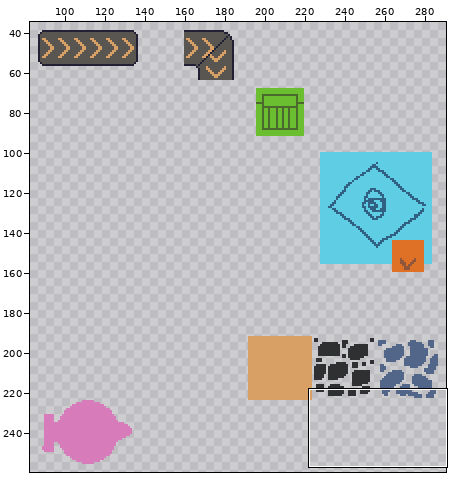
Edited in one commit: pixel-art file (Factorio/resource/tilemap.aseprite). Above, an overview of the earlier version with the close-up marked.
Close-up. First the earlier version:
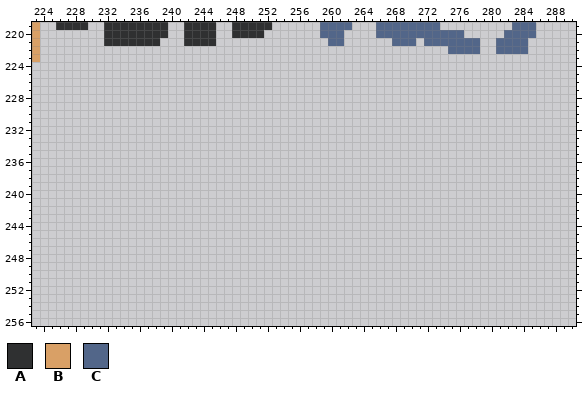
320x320 pixels, 1 frame. Shown: x 223..290, y 219..256. The wide view leaves out empty margins.
Visible layers, top first: "Layer 2", "Tilemap 1", "Layer 1".
Palette (. is transparent): A #2f3031  B #d9a066  C #526689
Pixels before (only the part around the change), first column x 223:
222 B...................................................CCCC..CCCC......
223 B...................................................................
224 ....................................................................
225 ....................................................................
226 ....................................................................
227 ....................................................................
228 ....................................................................
229 ....................................................................
230 ....................................................................
231 ....................................................................
232 ....................................................................
233 ....................................................................
234 ....................................................................
235 ....................................................................
236 ....................................................................
237 ....................................................................
238 ....................................................................
239 ....................................................................
240 ....................................................................
241 ....................................................................
242 ....................................................................
243 ....................................................................
244 ....................................................................
245 ....................................................................
246 ....................................................................
247 ....................................................................
248 ....................................................................
249 ....................................................................
250 ....................................................................
251 ....................................................................
252 ....................................................................
253 ....................................................................
254 ....................................................................
255 ....................................................................
256 ....................................................................
Once edited:
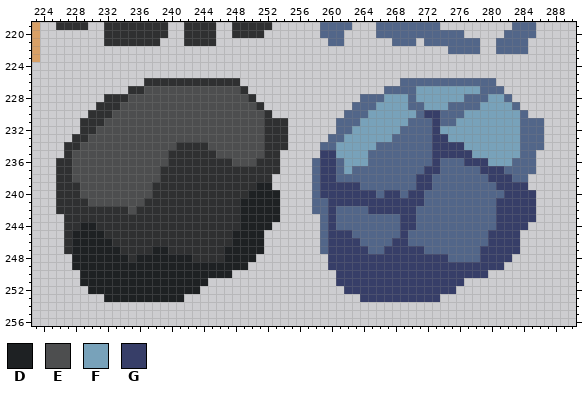
Colours new in this view: D #1e2123  E #4d4e4f  F #78a2ba  G #373e68
Difference:
Layer "Layer 2":
y 226: x 237..248 ............ -> AAAAAAAAAAAA; x 269..280 ............ -> CCCCCCCCCCCC
y 227: x 235..249 ............... -> AAEEEEEEEEEEEEA; x 267..281 ............... -> CCCCFFFFFFFFCCC
y 228: x 232..250 ................... -> AAAEEEEEEEEEEEEEEEA; x 264..282 ................... -> CCCFFFCFFFFFFCCCFFC
y 229: x 231..251 ..................... -> AAAEEEEEEEEEEEEEEEEEA; x 263..283 ..................... -> CCCFFFFCCFFFCCCCFFFFC
y 230: x 230..252 ....................... -> AAAEEEEEEEEEEEEEEEEEEEA; x 262..284 ....................... -> CCCFFFFFFCGGCCCFFFFFFFC
y 231: x 229..254 .......................... -> AAAEEEEEEEEEEEEEEEEEEEEAAA; x 261..286 .......................... -> CCCFFFFFFCCCGCCFFFFFFFFCCC
y 232: x 229..254 .......................... -> AAEEEEEEEEEEEEEEEEEEEEEAAA; x 261..286 .......................... -> CCFFFFFFCCCCGFFFFFFFFFFCCC
y 233: x 228..254 ........................... -> AAEEEEEEEEEEEEEEEEEEEEEEAAA; x 260..286 ........................... -> CCFFFFFFCCCCCGGFFFFFFFFFCCC
y 234: x 227..254 ............................ -> AAEEEEEEEEEEEEAAAAEEEEEEEAAA; x 259..286 ............................ -> CCFFFFFCCCCCCCGGGGFFFFFFFCCC
y 235: x 227..253 ........................... -> AEEEEEEEEEEEEAAAAAAEEEEEEAA; x 259..285 ........................... -> GGFFFFCCCCCCCCGGGGGFFFFFFCC
y 236: x 226..253 ............................ -> AAEEEEEEEEEEEEAAAAAAAAEEEAAA; x 258..285 ............................ -> CGGCFFFCCCCCCCCGCCCGGGFFFCCC
y 237: x 226..253 ............................ -> AAEEEEEEEEEEEAAAAAAAAAAAAAAA; x 258..285 ............................ -> CGGCFCCCCCCCCCGGCCCCCGGGCCCC
y 238: x 226..252 ........................... -> AAEEEEEEEEEEEAAAAAAAAAAAAAA; x 258..284 ........................... -> CGGCCCCCCCCCCGGCCCCCCCGGGCC
y 239: x 226..252 ........................... -> AAAEEEEEEEEEAAAAAAAAAAAAADD; x 258..284 ........................... -> CGGGGGCCCCCCCGGCCCCCCCCGGGG
y 240: x 226..253 ............................ -> AAAEEEEEEEEEAAAAAAAAAAAADDDD; x 258..285 ............................ -> CGGGGGGGCGGCGGCCCCCCCCCCGGGG
y 241: x 226..253 ............................ -> AAAAEEEEEEEAAAAAAAAAAAADDDDD; x 258..285 ............................ -> CCGGGGGGGGGGGGCCCCCCCCCGGGGG
y 242: x 226..253 ............................ -> AAAAAAAAAEAAAAAAAAAAAAADDDDD; x 258..285 ............................ -> CCGCCCCGGGGGGCCCCCCCCCCGGGGG
y 243: x 227..253 ........................... -> AAAAAAAAAAAAAAAAAAAAAADDDDD; x 259..285 ........................... -> CGCCCCCCCCGGCCCCCCCCCCGGGGG
y 244: x 227..252 .......................... -> AADDAAAAAAAAAAAAAAAAAADDDD; x 259..284 .......................... -> CGCCCCCCCCGGCCCCCCCCCCGGGG
y 245: x 227..251 ......................... -> ADDDDAAAAAAAAAAAAAAAADDDD; x 259..283 ......................... -> CGGGCCCCCCGCCCCCCCCCCGGGG
y 246: x 227..251 ......................... -> ADDDDDAAAAAAAAAAAAAAADDDD; x 259..283 ......................... -> CGGGGCCCCGGCCCCCCCCCCGGGG
y 247: x 227..251 ......................... -> ADDDDDDAAAADDAAAAAAADDDDD; x 259..283 ......................... -> CGGGGGCCGGGGGCCCCCCCGGGGG
y 248: x 228..250 ....................... -> DDDDDDDADDDDDDDAAAADDDD; x 260..282 ....................... -> GGGGGGGGGGGGGGGCCCCGGGG
y 249: x 228..249 ...................... -> DDDDDDDDDDDDDDDDDDDDDD; x 260..281 ...................... -> GGGGGGGGGGGGGGGGGGGGGG
y 250: x 229..247 ................... -> DDDDDDDDDDDDDDDDDDD; x 261..279 ................... -> GGGGGGGGGGGGGGGGGGG
y 251: x 229..244 ................ -> DDDDDDDDDDDDDDDD; x 261..276 ................ -> GGGGGGGGGGGGGGGG
y 252: x 230..243 .............. -> DDDDDDDDDDDDDD; x 262..275 .............. -> GGGGGGGGGGGGGG
y 253: x 232..241 .......... -> DDDDDDDDDD; x 264..273 .......... -> GGGGGGGGGG
Where, in picture pixels (left, top, right, bottom), the same in both close-ups:
added: (56, 78, 544, 302)
